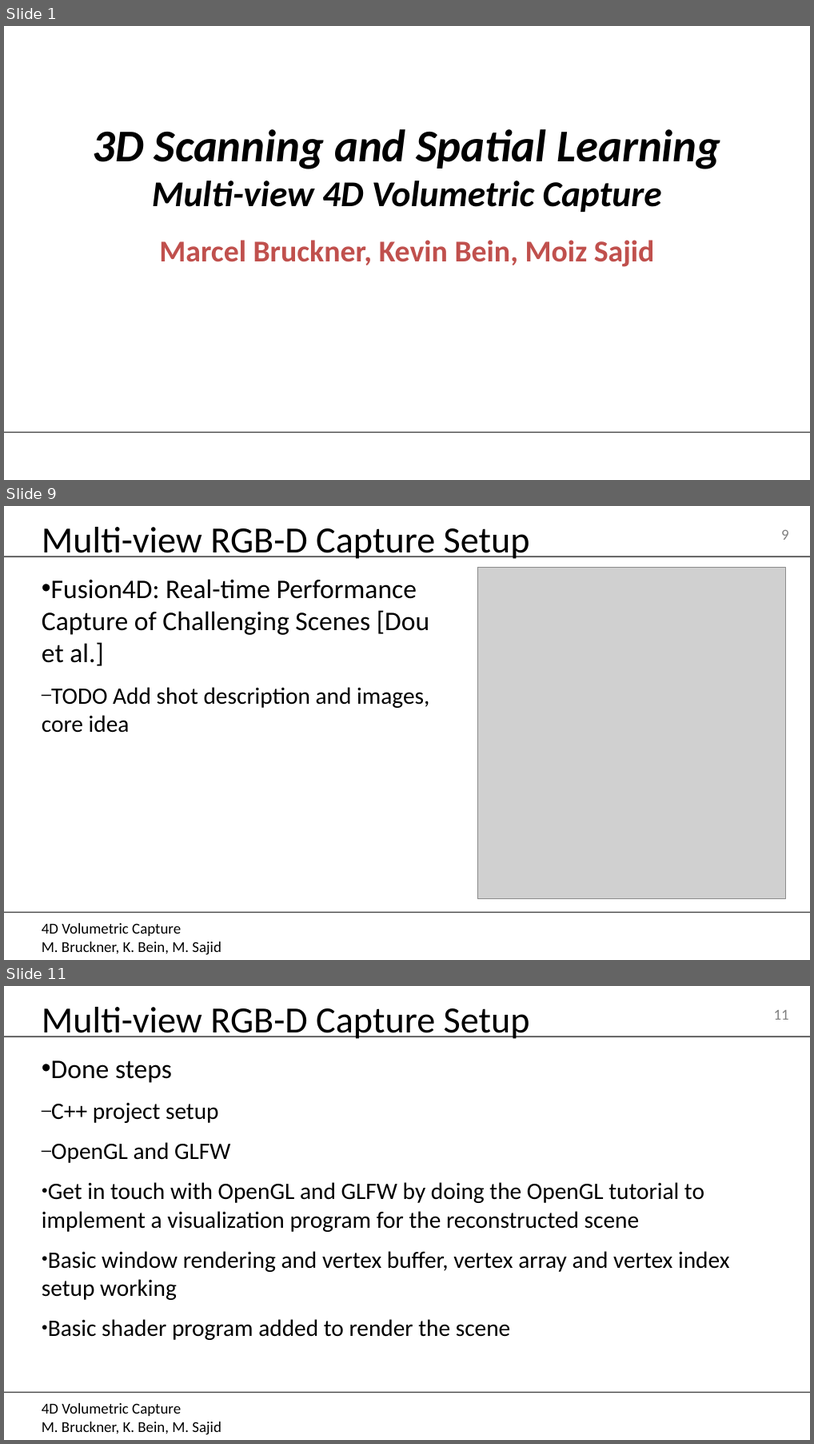
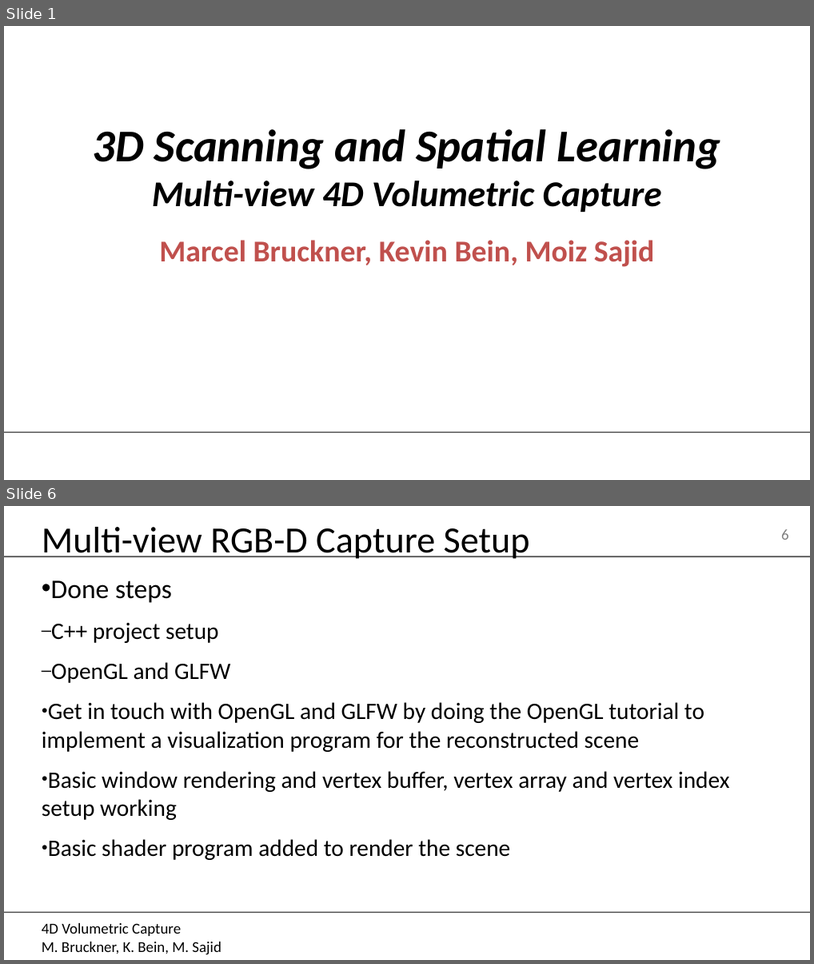
Before and after one commit to MarcelBruckner-TUMProjects/Volumetric-Fusion, a slide deck: Presentations/24.10.2019.pptx. Shown one above the other, each under a label of ours: slides 1, 9 and 11 before the commit, slides 1 and 6 after it; the slides between them are not shown. The pictures are 814x1444 and 814x964 pixels, drawn with LibreOffice and Linux fonts; fonts in the diff are those of the drawing; grey boxes stand for pictures; background and template pictures are left out. Boxes give left, top, right and bottom in pixels: in the first picture for what was removed or moved away, otherwise in the second. Text is boxed around its words. In the diff, an @@ line names an element or a change of style, - is before the commit and + after.

```diff
--- a/Presentations/24.10.2019.pptx
+++ b/Presentations/24.10.2019.pptx
@@ slide 9 removed at box(4, 506, 810, 960), background picture (left out); not listed: 4 template elements that a slide beside it also shows @@
@@ title removed at box(42, 527, 530, 559) @@
-Multi-view RGB-D Capture Setup
@@ picture removed at box(478, 567, 786, 900) @@
@@ text removed at box(42, 579, 430, 732) @@
-• Fusion4D: Real-time Performance Capture of Challenging Scenes [Dou et al.]
-  – TODO Add shot description and images, core idea
@@ what was slide 11 is now slide 6 @@
@@ page number at box(782, 529, 790, 540): text changed @@
-11
+6
```
Also in this commit, not shown: 2 slides changed, 3 slides added, 7 other slides removed.
